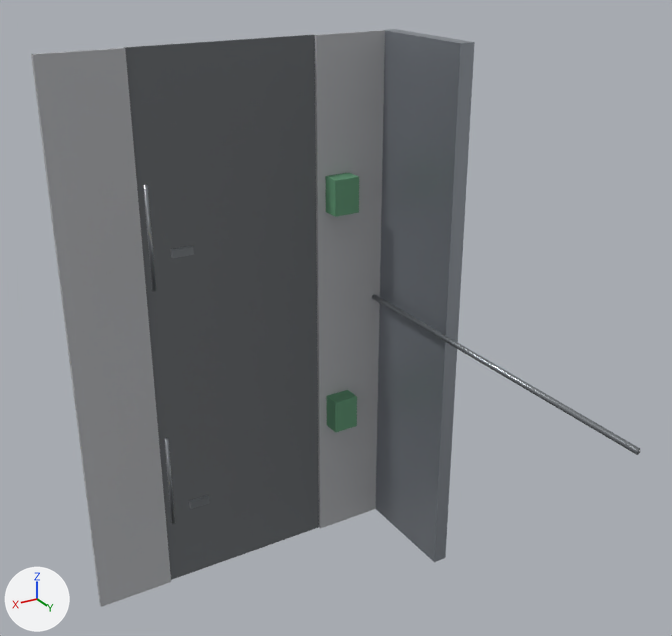
A saved change to the glTF model assets/3d/environments/industrial_street.glb.
Before and after are seen from a 50 mm lens placed at (23.2, 51.2, 24.5), pointed at (-3.4, 7.0, 2.4). Arrows for +X, +Y and +Z are at lower left; the lights stay in place. The first picture is the older version. Vertices at exactly the same position are counted once.

Names of what the first picture shows: 'IndustrialStreetMesh'.
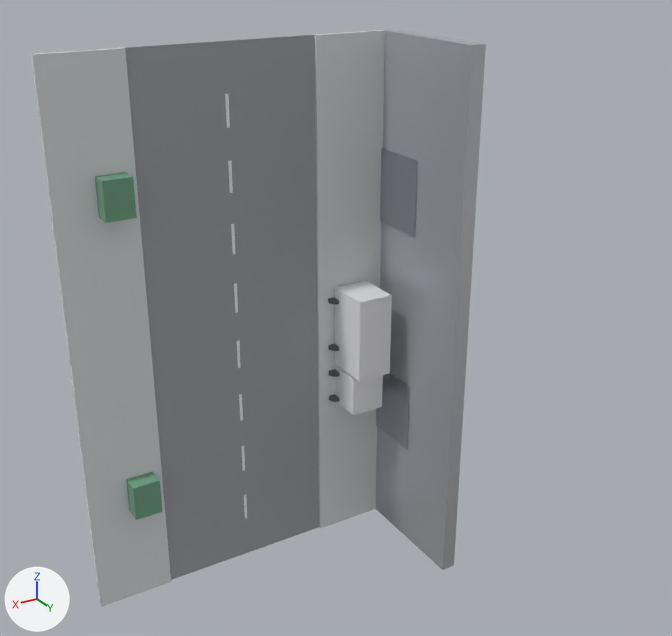
Location of each change, [x1, y1, x2, y2] in pixels of the pictures (672 x 636 px; the box of a moved part takes in the faces that stretch with it):
'IndustrialStreetMesh', recoloured, reshaped (lighter, 25% narrower)
    before: [31, 29, 641, 607]
    after: [31, 29, 486, 607]
part 1 of me_cube, added
    after: [244, 495, 247, 519]
part 2 of me_cube, added
    after: [241, 446, 245, 471]
part 3 of me_cube, added
    after: [239, 394, 243, 421]
part 4 of me_cube, added
    after: [237, 340, 241, 368]
part 5 of me_cube, added
    after: [234, 283, 238, 313]
part 6 of me_cube, added
    after: [231, 224, 236, 254]
part 7 of me_cube, added
    after: [228, 160, 233, 193]
part 8 of me_cube, added
    after: [225, 94, 230, 128]
part 9 of me_cube, added
    after: [376, 373, 410, 449]
part 10 of me_cube, added
    after: [380, 148, 418, 237]
part 11 of me_cube, added
    after: [335, 365, 383, 415]
part 12 of me_cube, added
    after: [335, 281, 392, 382]
part 13 of me_cube, added
    after: [329, 394, 340, 402]
part 14 of me_cube, added
    after: [329, 369, 340, 377]
part 15 of me_cube, added
    after: [328, 344, 339, 351]
part 16 of me_cube, added
    after: [328, 297, 339, 304]
part 17 of me_cube, moved or reshaped
    before: [326, 390, 357, 433]
    after: [126, 472, 162, 520]
part 18 of me_cube, moved or reshaped
    before: [325, 173, 359, 217]
    after: [95, 172, 137, 223]
part 19 of me_cube, deleted
    before: [143, 184, 641, 524]
part 20 of me_cube, moved or reshaped
    before: [376, 29, 475, 562]
    after: [376, 29, 486, 570]

The change, as a list of edits to the scene's bpy script:
```text
Change mat_mat_asphaltroad:
    mat_mat_asphaltroad.base_color: (0.14, 0.15, 0.16) -> (0.35, 0.36, 0.38)  # grey #696c6f -> grey #a0a2a6
Change mat_mat_concretesidewalk:
    mat_mat_concretesidewalk.base_color: (0.45, 0.46, 0.48) -> (0.7, 0.72, 0.74)  # grey #b3b5b8 -> light grey #dadddf
Change me_cube:
    remove me_cube.from_pydata(...)  # 142 vertices, 236 faces; spans x -12.0..11.0, y -11.5..24.5, z -18.0..18.0
    add me_cube.from_pydata(...)  # 390 vertices, 668 faces; spans x -12.0..11.0, y -0.1..9.0, z -18.0..18.0
    me_cube part 1: a new loose piece, a box spanning x -0.1..0.1, y 0.1..0.11, z -15.0..-13.0, in mat_mat_whiteline (white #f8f8f8)
    me_cube part 2: a new loose piece, a box spanning x -0.1..0.1, y 0.1..0.11, z -11.0..-9.0, in mat_mat_whiteline (white #f8f8f8)
    me_cube part 3: a new loose piece, a box spanning x -0.1..0.1, y 0.1..0.11, z -7.0..-5.0, in mat_mat_whiteline (white #f8f8f8)
    me_cube part 4: a new loose piece, a box spanning x -0.1..0.1, y 0.1..0.11, z -3.0..-1.0, in mat_mat_whiteline (white #f8f8f8)
    me_cube part 5: a new loose piece, a box spanning x -0.1..0.1, y 0.1..0.11, z 1.0..3.0, in mat_mat_whiteline (white #f8f8f8)
    me_cube part 6: a new loose piece, a box spanning x -0.1..0.1, y 0.1..0.11, z 5.0..7.0, in mat_mat_whiteline (white #f8f8f8)
    me_cube part 7: a new loose piece, a box spanning x -0.1..0.1, y 0.1..0.11, z 9.0..11.0, in mat_mat_whiteline (white #f8f8f8)
    me_cube part 8: a new loose piece, a box spanning x -0.1..0.1, y 0.1..0.11, z 13.0..15.0, in mat_mat_whiteline (white #f8f8f8)
    me_cube part 9: a new loose piece, a box spanning x -11.01..-10.89, y 0.1..4.3, z -10.5..-5.5, in mat_mat_industrialmetal (light grey #b3b8bf)
    me_cube part 10: a new loose piece, a box spanning x -11.01..-10.89, y 0.1..4.3, z 5.5..10.5, in mat_mat_industrialmetal (light grey #b3b8bf)
    me_cube part 11: a new loose piece, a box spanning x -9.7..-7.3, y 0.2..2.8, z -7.4..-4.6, in mat_mat_truckpaint (white #f1f1f3)
    me_cube part 12: a new loose piece, a box spanning x -9.8..-7.2, y 0.4..3.6, z -4.4..1.4, in mat_mat_truckpaint (white #f1f1f3)
    me_cube part 13: a new loose piece, a 14-sided cylinder along z spanning x -7.7..-6.74, y 0.01..0.95, z -7.13..-6.87, in mat_mat_truckwheel (dark grey #616165)
    me_cube part 14: a new loose piece, a 14-sided cylinder along z spanning x -7.7..-6.74, y 0.01..0.95, z -5.13..-4.87, in mat_mat_truckwheel (dark grey #616165)
    me_cube part 15: a new loose piece, a 14-sided cylinder along z spanning x -7.7..-6.74, y 0.01..0.95, z -3.13..-2.87, in mat_mat_truckwheel (dark grey #616165)
    me_cube part 16: a new loose piece, a 14-sided cylinder along z spanning x -7.7..-6.74, y 0.01..0.95, z 0.37..0.63, in mat_mat_truckwheel (dark grey #616165)
    me_cube part 17: the loose piece of 8 vertices spanning x -8.4..-6.6, y 0.2..1.5, z -9.2..-6.8 is moved by (15.0, 0.0, -2.0), in mat_mat_dumpstergreen (green #6fa281)
    me_cube part 18: the loose piece of 8 vertices spanning x -8.4..-6.6, y 0.2..1.5, z 6.8..9.2 is moved by (15.0, 0.0, 2.0), in mat_mat_dumpstergreen (green #6fa281)
    me_cube part 19: 7 loose pieces with 96 vertices, spanning x -10.7..6.6, y -11.5..24.5, z -11.1..11.1, are deleted
    me_cube part 20: 4 vertices removed from x -12.0..-11.0, y 8.0, z -18.0..18.0; 4 vertices added at x -12.0..-11.0, y 9.0, z -18.0..18.0
    other edits to the shape of me_cube do not show in these pictures
    remove me_cube.materials.append(mat_mat_corrugatedmetal)  # grey #a0a6ad
    remove me_cube.materials.append(mat_mat_industrialpipes)  # grey #909599
    remove me_cube.materials.append(mat_mat_commercialdumpster)  # green #619976
    remove me_cube.materials.append(mat_mat_streetlamplight)  # beige #ffedb3, glowing beige #ffedb3
    add me_cube.materials.append(mat_mat_whiteline)  # white #f8f8f8
    add me_cube.materials.append(mat_mat_warehousewall)  # light grey #c8cbd1
    add me_cube.materials.append(mat_mat_industrialmetal)  # light grey #b3b8bf
    add me_cube.materials.append(mat_mat_truckpaint)  # white #f1f1f3
    add me_cube.materials.append(mat_mat_industrialglass)  # pale blue #daecfa
    add me_cube.materials.append(mat_mat_truckwheel)  # dark grey #616165
    add me_cube.materials.append(mat_mat_dumpstergreen)  # green #6fa281
```
